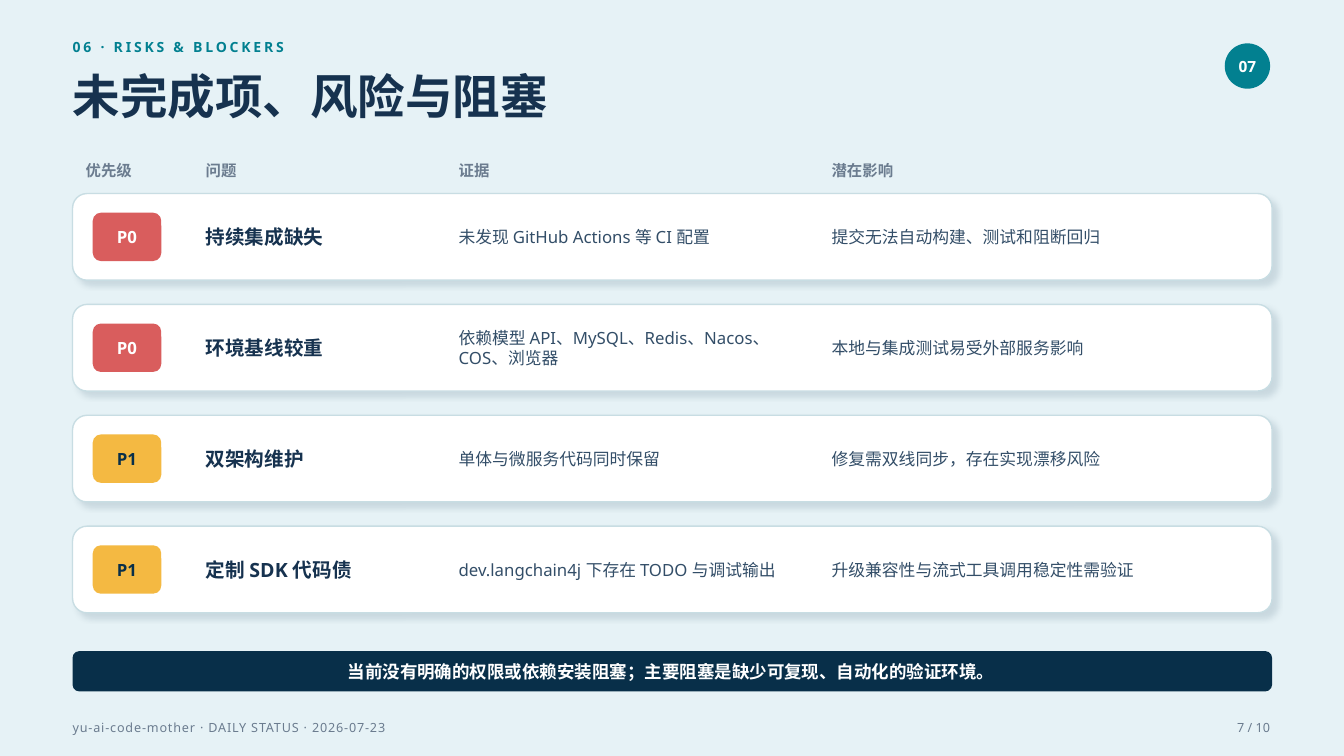
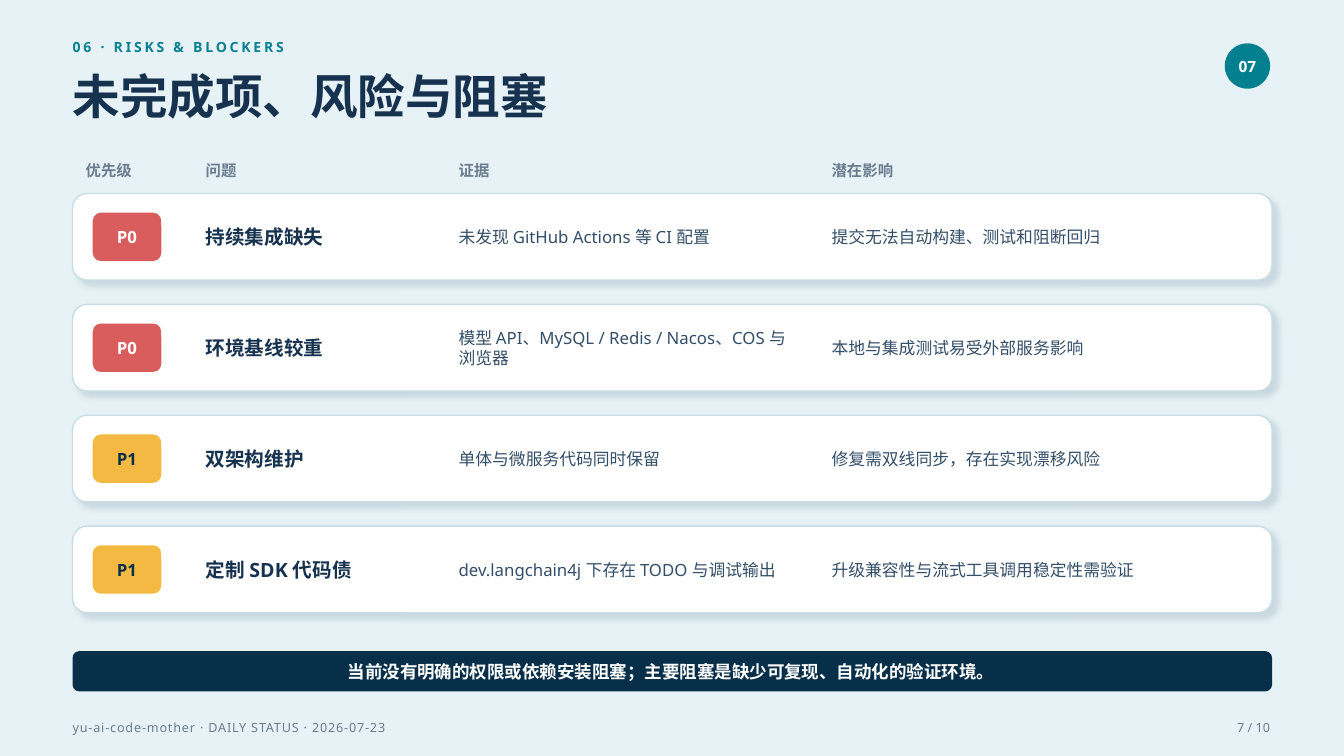
Before and after one commit to liyupi/yu-ai-code-mother, a slide deck: slide 7 of docs/reports/project-status-2026-07-23.pptx. Drawn at 1344x756 pixels with LibreOffice and Linux fonts; fonts in the diff are those of the drawing. Boxes give left, top, right and bottom in pixels: in the first picture for what was removed or moved away, otherwise in the second. Text is boxed around its words. In the diff, an @@ line names an element or a change of style, - is before the commit and + after.

```diff
--- a/docs/reports/project-status-2026-07-23.pptx
+++ b/docs/reports/project-status-2026-07-23.pptx
@@ text at (459, 330, 786, 366): text changed @@
-依赖模型 API、MySQL、Redis、Nacos、COS、浏览器
+模型 API、MySQL / Redis / Nacos、COS 与浏览器
```
Also in this commit, not shown: 8 other slides changed.
